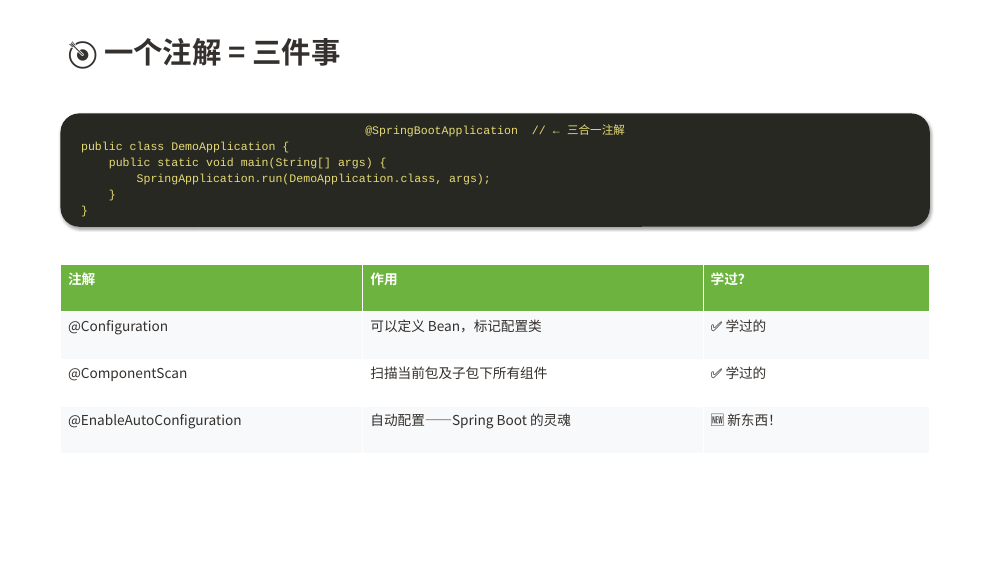
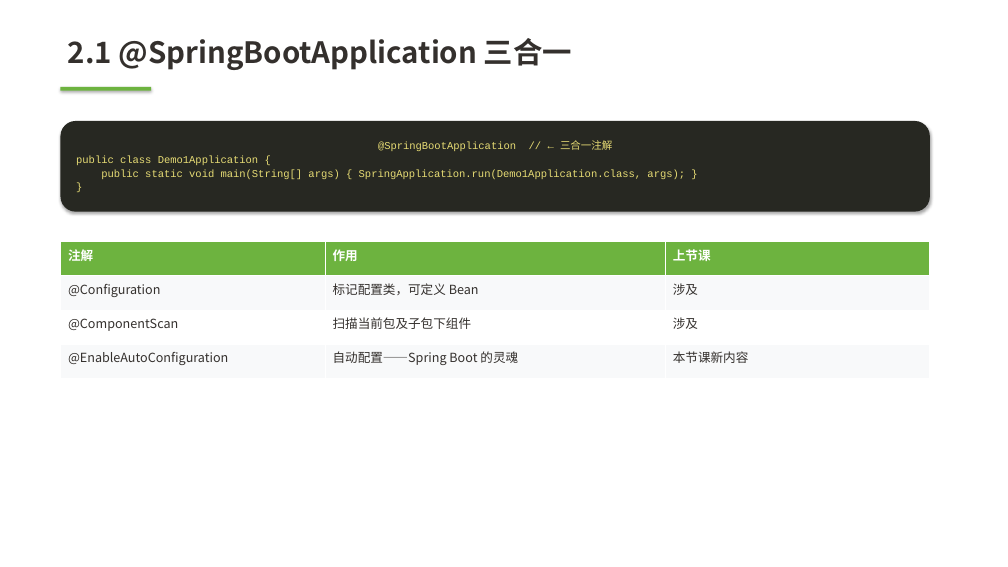
Before and after one commit to Akon1993/springboot-lesson, a slide deck: slide 9 of docs/slides.pptx (slide 8 before the commit). Drawn at 1008x567 pixels with LibreOffice and Linux fonts; fonts in the diff are those of the drawing. Boxes give left, top, right and bottom in pixels: in the first picture for what was removed or moved away, otherwise in the second. Text is boxed around its words. In the diff, an @@ line names an element or a change of style, - is before the commit and + after.

Commit message:
fix: PPTX重写为8章结构，修复代码对齐和布局问题
- 从12章旧结构重写为8章新结构
- 修复函数参数传递错误导致的布局异常
- Cloud组件更新为外卖平台比喻版本
- 代码块统一使用Courier New等宽字体
- 删除冗余的独立概念章，与大纲结构一致

```diff
--- a/docs/slides.pptx
+++ b/docs/slides.pptx
@@ text at box(68, 38, 572, 70): text changed @@
-🎯 一个注解 = 三件事
+2.1 @SpringBootApplication 三合一
@@ rectangle added at box(60, 87, 151, 91), fill #6DB33F @@
@@ text in rounded rectangle at box(60, 121, 930, 212): paragraph removed @@
-}
@@ rounded rectangle "@SpringBootApplication // ← 三合一注解": place and size @@
-rounded rectangle "@SpringBootApplication // ← 三合一注解" at box(60, 113, 930, 227)
+rounded rectangle "@SpringBootApplication // ← 三合一注解" at box(60, 121, 930, 212)
@@ text in rounded rectangle at box(378, 140, 612, 151): size 11 to 10 pt in "@SpringBootApplication // ← 三合一注解", "}"; less space between paragraphs @@
@@ text in rounded rectangle at box(76, 156, 685, 179): text changed; size 11 to 10 pt @@
-public class DemoApplication {
-public static void main(String[] args) {
-SpringApplication.run(DemoApplication.class, args);
+public class Demo1Application {
+public static void main(String[] args) { SpringApplication.run(Demo1Application.class, args); }
@@ table at box(60, 242, 930, 378) @@
-row 1, column 3: 学过？
+row 1, column 3: 上节课
-row 2, column 2: 可以定义 Bean，标记配置类
+row 2, column 2: 标记配置类，可定义 Bean
-row 2, column 3: ✅ 学过的
+row 2, column 3: 涉及
-row 3, column 2: 扫描当前包及子包下所有组件
+row 3, column 2: 扫描当前包及子包下组件
-row 3, column 3: ✅ 学过的
+row 3, column 3: 涉及
-row 4, column 3: 🆕 新东西！
+row 4, column 3: 本节课新内容
@@ size 13 to 12 pt in "注解", "作用", "@Configuration", "@ComponentScan" and 2 more places @@
@@ table: place and size @@
-table at box(60, 265, 930, 454)
+table at box(60, 242, 930, 378)
```
Also in this commit, not shown: 13 other slides changed, 21 slides added, 29 slides removed, 1 other file.
